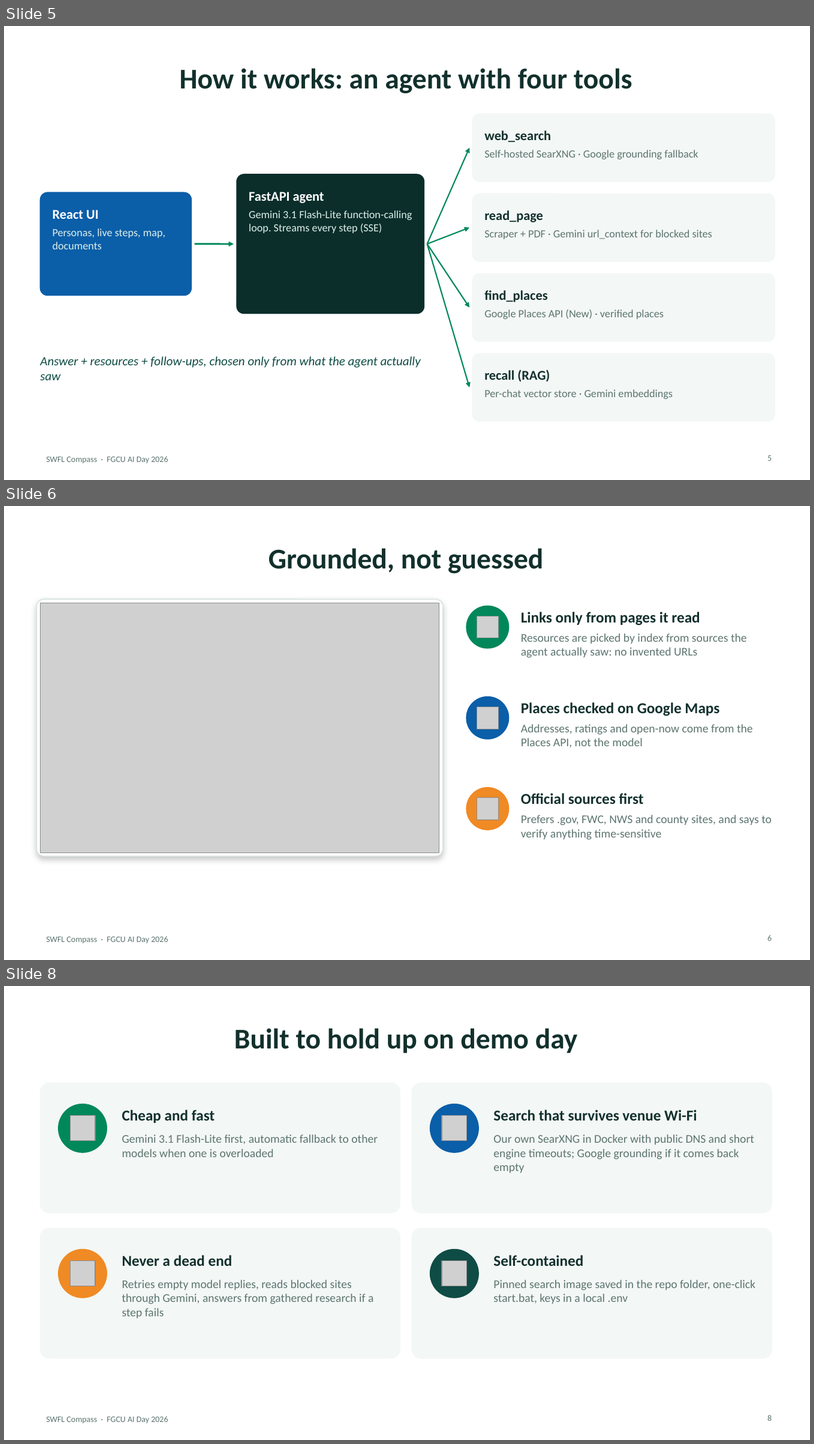
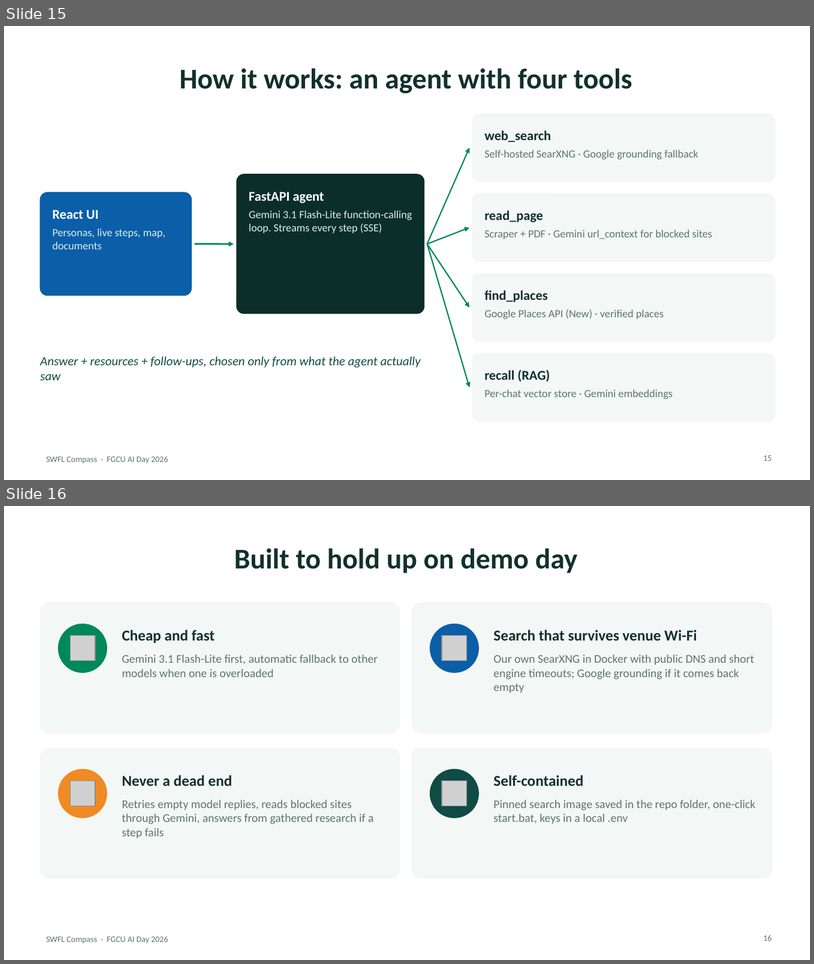
Before and after one commit to Nicholas55555/swfl-compass, a slide deck: presentation/SWFL-Compass.pptx. Shown one above the other, each under a label of ours: slides 5, 6 and 8 before the commit, slides 15 and 16 after it; the slides between them are not shown. The pictures are 814x1444 and 814x964 pixels, drawn with LibreOffice and Linux fonts; fonts in the diff are those of the drawing; grey boxes stand for pictures. Boxes give left, top, right and bottom in pixels: in the first picture for what was removed or moved away, otherwise in the second. Text is boxed around its words. In the diff, an @@ line names an element or a change of style, - is before the commit and + after.

```diff
--- a/presentation/SWFL-Compass.pptx
+++ b/presentation/SWFL-Compass.pptx
@@ slide 6 removed at [4, 506, 810, 960], background #FFFFFF; not listed: 1 template element that a slide beside it also shows @@
@@ title removed at [269, 548, 543, 573] @@
-Grounded, not guessed
@@ rounded rectangle removed at [36, 599, 443, 856] @@
@@ picture removed at [40, 603, 440, 852] @@
@@ ellipse removed at [467, 606, 509, 648] @@
@@ text removed at [521, 612, 700, 625] @@
-Links only from pages it read
@@ picture removed at [477, 616, 499, 638] @@
@@ text removed at [521, 633, 747, 658] @@
-Resources are picked by index from sources the agent actually saw: no invented URLs
@@ ellipse removed at [467, 697, 509, 739] @@
@@ text removed at [521, 702, 720, 716] @@
-Places checked on Google Maps
@@ picture removed at [477, 707, 499, 729] @@
@@ text removed at [521, 724, 753, 747] @@
-Addresses, ratings and open-now come from the Places API, not the model
@@ ellipse removed at [467, 787, 509, 829] @@
@@ text removed at [521, 793, 644, 804] @@
-Official sources first
@@ picture removed at [477, 798, 499, 819] @@
@@ text removed at [521, 814, 772, 840] @@
-Prefers .gov, FWC, NWS and county sites, and says to verify anything time-sensitive
@@ page number removed at [768, 934, 772, 940] @@
-6
@@ what was slide 5 is now slide 15 @@
@@ page number at [764, 455, 772, 460]: text changed @@
-5
+15
@@ what was slide 8 is now slide 16 @@
@@ page number at [764, 934, 772, 940]: text changed @@
-8
+16
```
Also in this commit, not shown: 10 slides added, 1 other slide removed, 19 other files.
